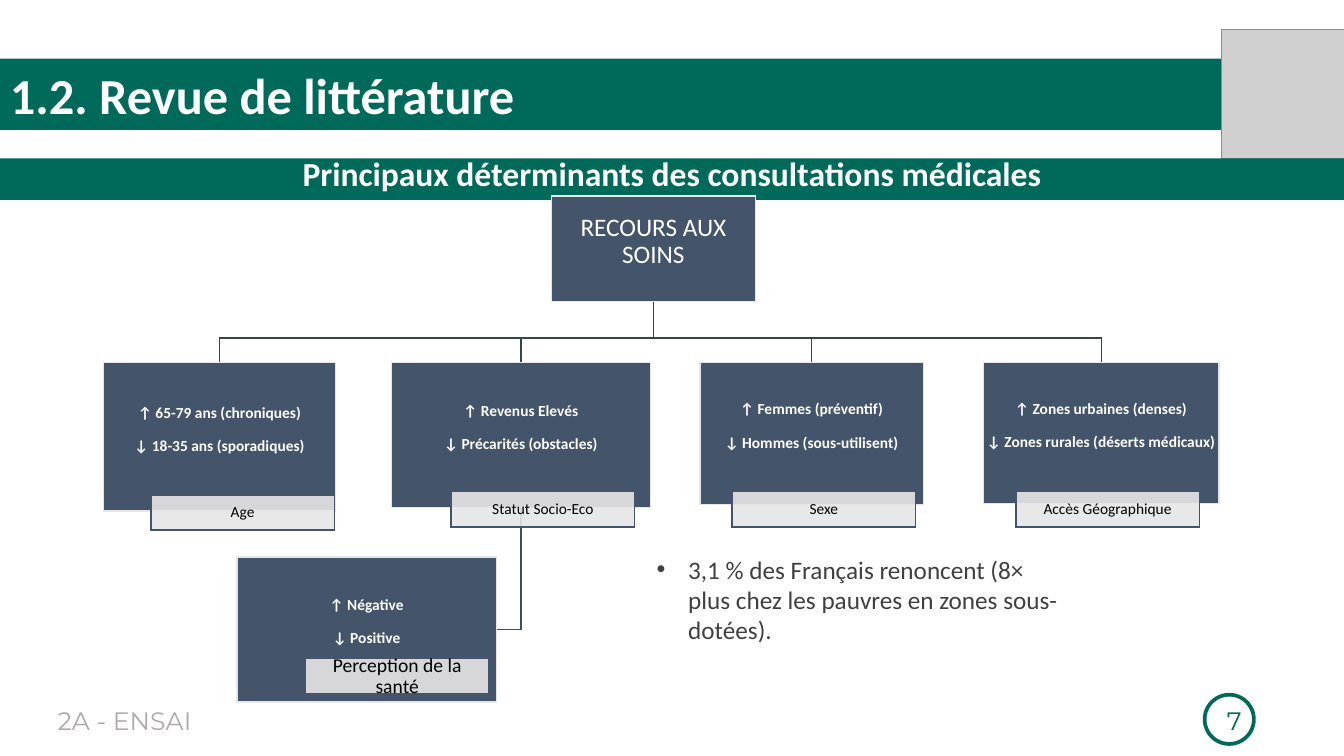
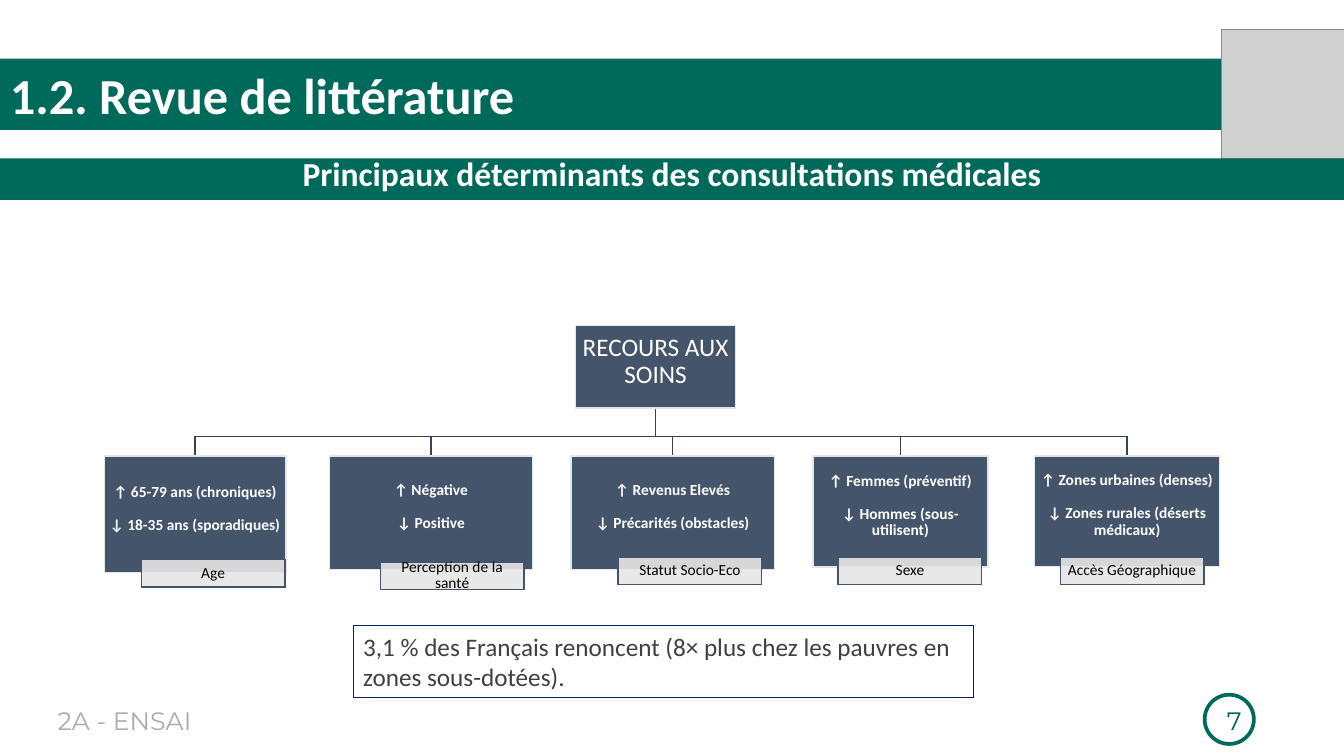
Before and after one commit to Richard-GOZAN/Projet-Stat-2A-Ensai, a slide deck: slide 7 of Présentation/Soutenance_Groupe25.pptx. Drawn at 1344x756 pixels with LibreOffice and Linux fonts; fonts in the diff are those of the drawing; grey boxes stand for pictures. Boxes give left, top, right and bottom in pixels: in the first picture for what was removed or moved away, otherwise in the second. Text is boxed around its words. In the diff, an @@ line names an element or a change of style, - is before the commit and + after.

```diff
--- a/Présentation/Soutenance_Groupe25.pptx
+++ b/Présentation/Soutenance_Groupe25.pptx
@@ text "RECOURS AUX SOINS": place and size @@
-text "RECOURS AUX SOINS" at box(581, 219, 726, 263)
+text "RECOURS AUX SOINS" at box(583, 339, 728, 383)
@@ rectangle: place and size @@
-rectangle at box(552, 196, 755, 301)
+rectangle at box(576, 326, 735, 408)
@@ freeform shape: place and size @@
-freeform shape at box(220, 301, 653, 363)
+freeform shape at box(196, 408, 656, 456)
@@ freeform shape: place and size @@
-freeform shape at box(521, 301, 653, 363)
+freeform shape at box(432, 408, 656, 456)
@@ freeform shape: place and size @@
-freeform shape at box(653, 301, 1101, 363)
+freeform shape at box(655, 408, 1127, 456)
@@ freeform shape: place and size @@
-freeform shape at box(653, 301, 812, 363)
+freeform shape at box(655, 408, 900, 456)
@@ freeform shape added at box(655, 408, 673, 456), outline #364355 1 pt @@
@@ text "↑ 65-79 ans (chroniques) ↓ ...": place and size @@
-text "↑ 65-79 ans (chroniques) ↓ ..." at box(152, 407, 305, 454)
+text "↑ 65-79 ans (chroniques) ↓ ..." at box(127, 486, 280, 533)
@@ rectangle: place and size @@
-rectangle at box(104, 363, 336, 512)
+rectangle at box(104, 456, 285, 573)
@@ text "↑ Négative ↓ Positive": place and size @@
-text "↑ Négative ↓ Positive" at box(347, 599, 403, 643)
+text "↑ Négative ↓ Positive" at box(411, 484, 467, 528)
@@ rectangle: place and size @@
-rectangle at box(391, 363, 650, 508)
+rectangle at box(330, 456, 532, 570)
@@ text "↑ Revenus Elevés ↓ Précarités ...": place and size @@
-text "↑ Revenus Elevés ↓ Précarités ..." at box(462, 405, 598, 451)
+text "↑ Revenus Elevés ↓ Précarités ..." at box(613, 484, 749, 530)
@@ rectangle added at box(572, 456, 774, 570), fill #44546A, outline #E7E6E6 1 pt @@
@@ text "↑ Femmes (préventif) ↓ Hommes ..." rewrapped from box(742, 403, 898, 450) to box(846, 475, 971, 537) @@
@@ rectangle: place and size @@
-rectangle at box(700, 363, 924, 505)
+rectangle at box(813, 456, 988, 567)
@@ text "↑ Zones urbaines (denses) ↓ ..." rewrapped from box(1004, 403, 1215, 449) to box(1059, 474, 1213, 537) @@
@@ rectangle: place and size @@
-rectangle at box(983, 363, 1219, 504)
+rectangle at box(1035, 456, 1220, 567)
@@ freeform shape removed at box(496, 508, 520, 630) @@
@@ text "Age": place and size @@
-text "Age" at box(231, 507, 255, 520)
+text "Age" at box(201, 568, 225, 581)
@@ rectangle: place and size @@
-rectangle at box(151, 495, 335, 530)
+rectangle at box(141, 560, 285, 587)
@@ rectangle removed at box(237, 557, 496, 702) @@
@@ text "Perception de la santé": place and size @@
-text "Perception de la santé" at box(333, 655, 462, 699)
+text "Perception de la santé" at box(401, 559, 503, 590)
@@ text "Perception de la santé" at box(401, 559, 503, 590): size 14 to 11 pt; less space between paragraphs @@
@@ rectangle: place and size @@
-rectangle at box(452, 492, 635, 527)
+rectangle at box(380, 562, 524, 589)
@@ text "Statut Socio-Eco": place and size @@
-text "Statut Socio-Eco" at box(492, 503, 594, 514)
+text "Statut Socio-Eco" at box(639, 564, 741, 575)
@@ rectangle added at box(618, 558, 762, 585), fill #E7E6E6 at 90% opacity, outline #44546A 1 pt @@
@@ text "Sexe": place and size @@
-text "Sexe" at box(810, 504, 838, 514)
+text "Sexe" at box(896, 565, 924, 575)
@@ rectangle: place and size @@
-rectangle at box(732, 492, 915, 527)
+rectangle at box(838, 558, 982, 585)
@@ text "Accès Géographique": place and size @@
-text "Accès Géographique" at box(1044, 503, 1172, 517)
+text "Accès Géographique" at box(1068, 564, 1196, 578)
@@ rectangle: place and size @@
-rectangle at box(1016, 492, 1200, 527)
+rectangle at box(1061, 558, 1205, 585)
@@ rectangle "3,1 % des Français renoncent ...": place and size @@
-rectangle "3,1 % des Français renoncent ..." at box(688, 561, 1057, 642)
+rectangle "3,1 % des Français renoncent ..." at box(353, 626, 974, 698)
@@ rectangle "3,1 % des Français renoncent ..." at box(353, 626, 974, 698): bullet • to none; outline none to #002060 0.75 pt @@
@@ rectangle removed at box(306, 658, 489, 694) @@
```
Also in this commit, not shown: 6 other slides changed.
